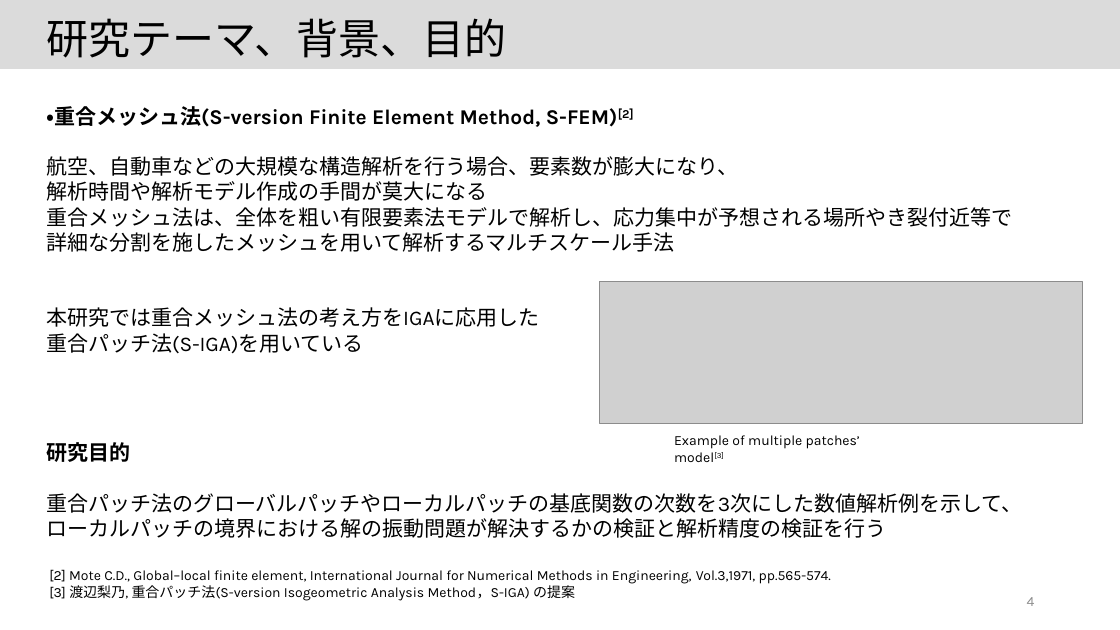
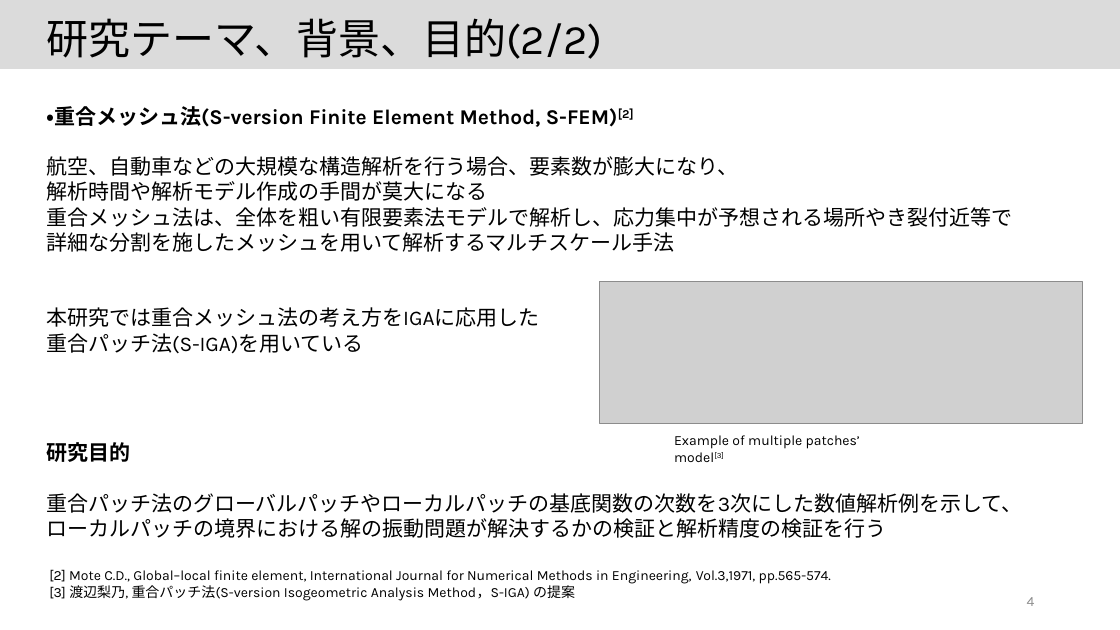
Before and after one commit to JoTsuchi22/lab_share, a slide deck: slide 4 of 中間発表/中間発表.pptx. Drawn at 1120x630 pixels with LibreOffice and Linux fonts; fonts in the diff are those of the drawing; grey boxes stand for pictures. Boxes give left, top, right and bottom in pixels: in the first picture for what was removed or moved away, otherwise in the second. Text is boxed around its words. In the diff, an @@ line names an element or a change of style, - is before the commit and + after.

```diff
--- a/中間発表/中間発表.pptx
+++ b/中間発表/中間発表.pptx
@@ text at [46, 18, 602, 59]: text changed @@
-研究テーマ、背景、目的
+研究テーマ、背景、目的(2/2)
```
Also in this commit, not shown: 3 other slides changed, 10 slides added, 13 other files.
